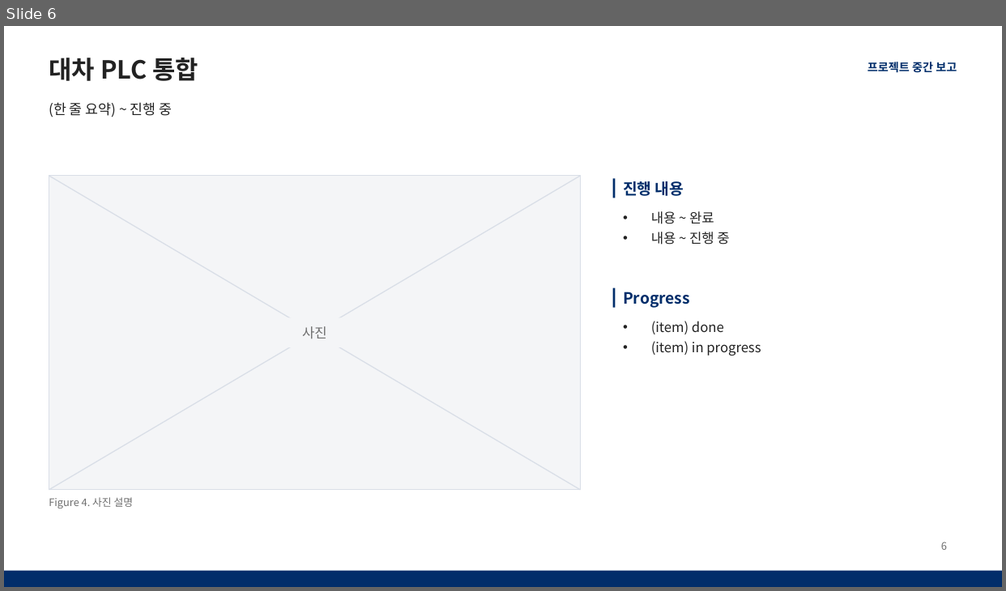
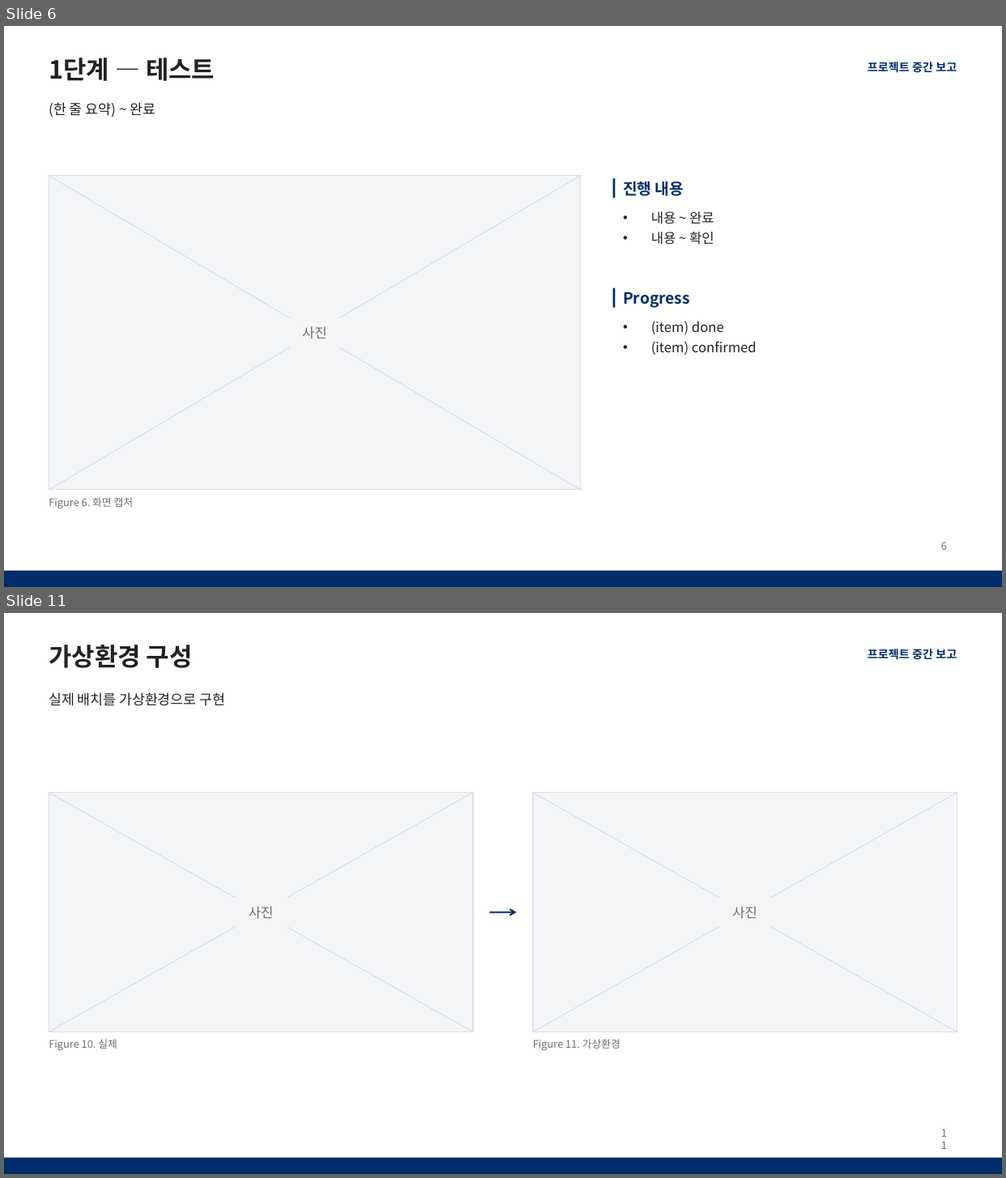
Before and after one commit to chanyee725/PPT-Template, a slide deck: templates/interim-report.pptx. Shown one above the other, each under a label of ours: slide 6 before the commit, slides 6 and 11 after it; the slides between them are not shown. The pictures are 1006x591 and 1006x1178 pixels, drawn with LibreOffice and Linux fonts; fonts in the diff are those of the drawing. Boxes give left, top, right and bottom in pixels: in the first picture for what was removed or moved away, otherwise in the second. Text is boxed around its words. In the diff, an @@ line names an element or a change of style, - is before the commit and + after.

```diff
--- a/templates/interim-report.pptx
+++ b/templates/interim-report.pptx
@@ slide 11 added at box(4, 613, 1002, 1174), background #FFFFFF; not listed: 2 template elements that a slide beside it also shows @@
@@ title added at box(49, 645, 193, 668), 24 pt, text #222222, bold @@
+가상환경 구성
@@ text added at box(49, 692, 225, 706), 13.5 pt, text #222222 @@
+실제 배치를 가상환경으로 구현
@@ rectangle added at box(49, 793, 473, 1033), fill #F4F5F7, outline #D9DEE7 1 pt @@
@@ line added from (49, 793) to (473, 1033), #D9DEE7 1 pt @@
@@ line added from (49, 1033) to (473, 793), #D9DEE7 1 pt @@
@@ rectangle added at box(533, 793, 957, 1033), fill #F4F5F7, outline #D9DEE7 1 pt @@
@@ line added from (533, 793) to (957, 1033), #D9DEE7 1 pt @@
@@ line added from (533, 1033) to (957, 793), #D9DEE7 1 pt @@
@@ text added at box(249, 906, 274, 919), 13 pt, text #6E6E6E @@
+사진
@@ arrow added from (490, 913) to (517, 913), #012D6A 1.5 pt @@
@@ text added at box(732, 906, 757, 918), 13 pt, text #6E6E6E @@
+사진
@@ text added at box(49, 1039, 117, 1050), 10 pt, text #6E6E6E @@
+Figure 10. 실제
@@ text added at box(533, 1039, 620, 1050), 10 pt, text #6E6E6E @@
+Figure 11. 가상환경
@@ page number added at box(931, 1123, 957, 1144), 10 pt, text #6E6E6E @@
+11
@@ slide 6 changed as well @@
@@ title at box(49, 58, 215, 81): text changed @@
-대차 PLC 통합
+1단계 — 테스트
@@ text at box(49, 102, 156, 118): text changed @@
-(한 줄 요약) ~ 진행 중
+(한 줄 요약) ~ 완료
@@ text at box(651, 232, 714, 245): text changed @@
-• 내용 ~ 진행 중
+• 내용 ~ 확인
@@ text at box(651, 341, 756, 355): text changed @@
-• (item) in progress
+• (item) confirmed
@@ text at box(49, 497, 134, 509): text changed @@
-Figure 4. 사진 설명
+Figure 6. 화면 캡처
```
Also in this commit, not shown: 2 other slides changed, 11 other slides added, 7 slides removed, 1 other file.
